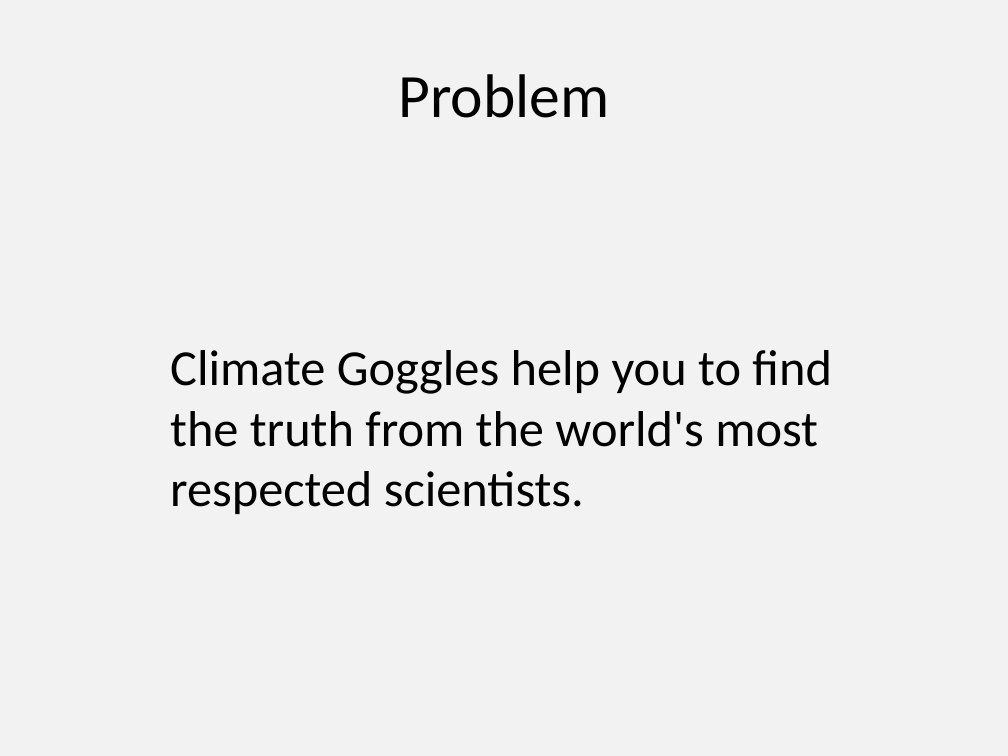
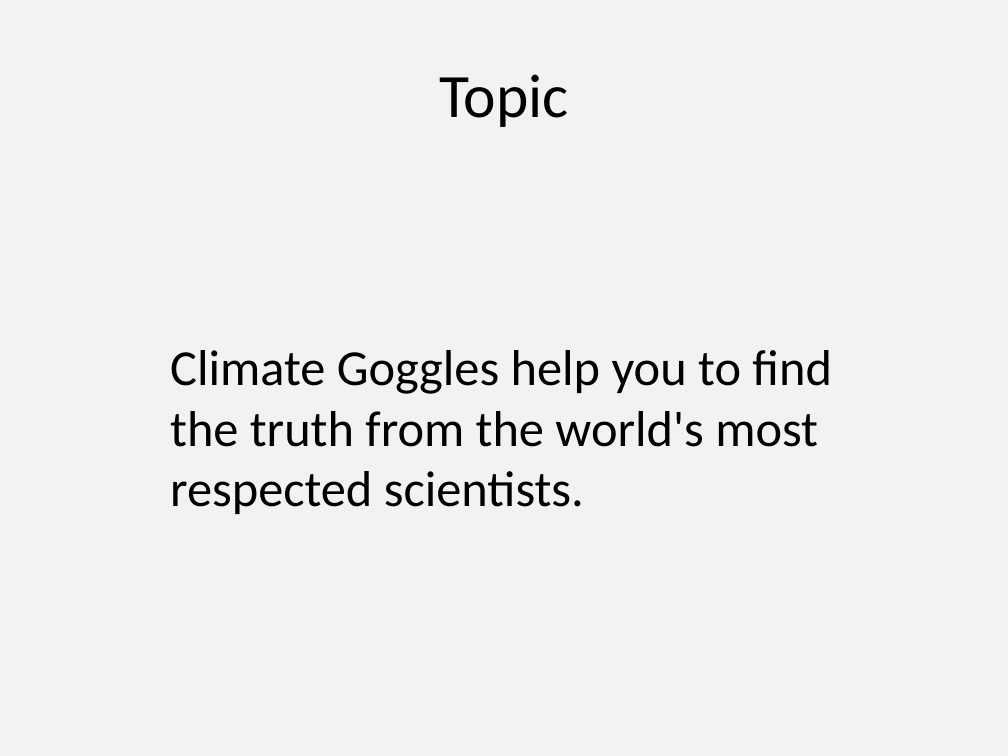
Before and after one commit to lehmannro/validitychecker, a slide deck: slide 2 of slideshare.pptx. Drawn at 1008x756 pixels with LibreOffice and Linux fonts; fonts in the diff are those of the drawing. Boxes give left, top, right and bottom in pixels: in the first picture for what was removed or moved away, otherwise in the second. Text is boxed around its words. In the diff, an @@ line names an element or a change of style, - is before the commit and + after.

Commit message:
slides

```diff
--- a/slideshare.pptx
+++ b/slideshare.pptx
@@ title at (439,74,568,127): text changed @@
-Problem
+Topic
```
